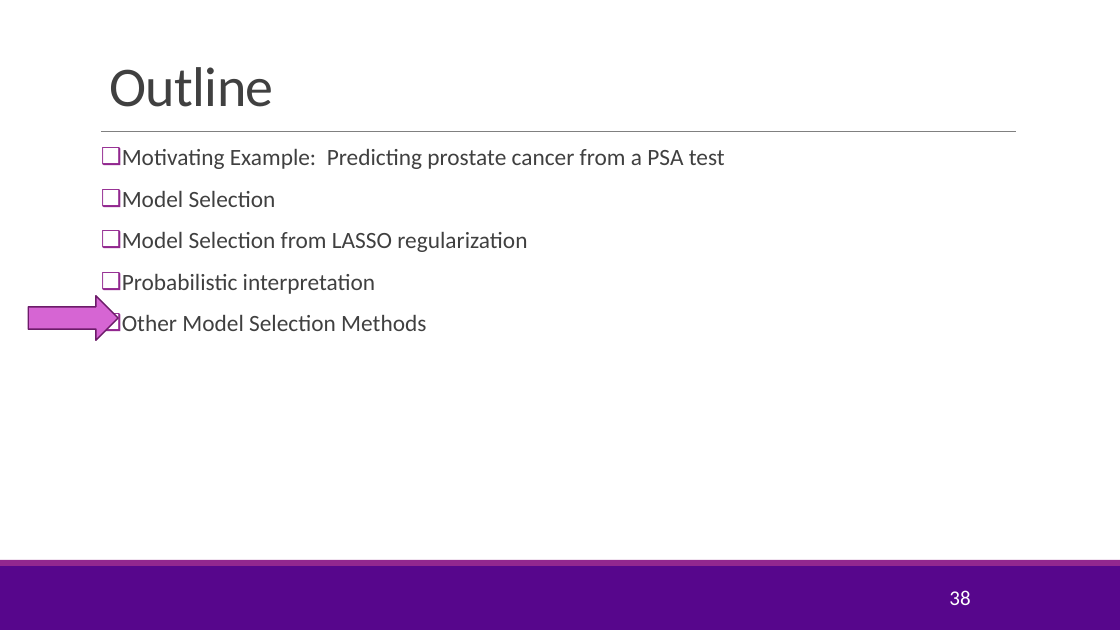
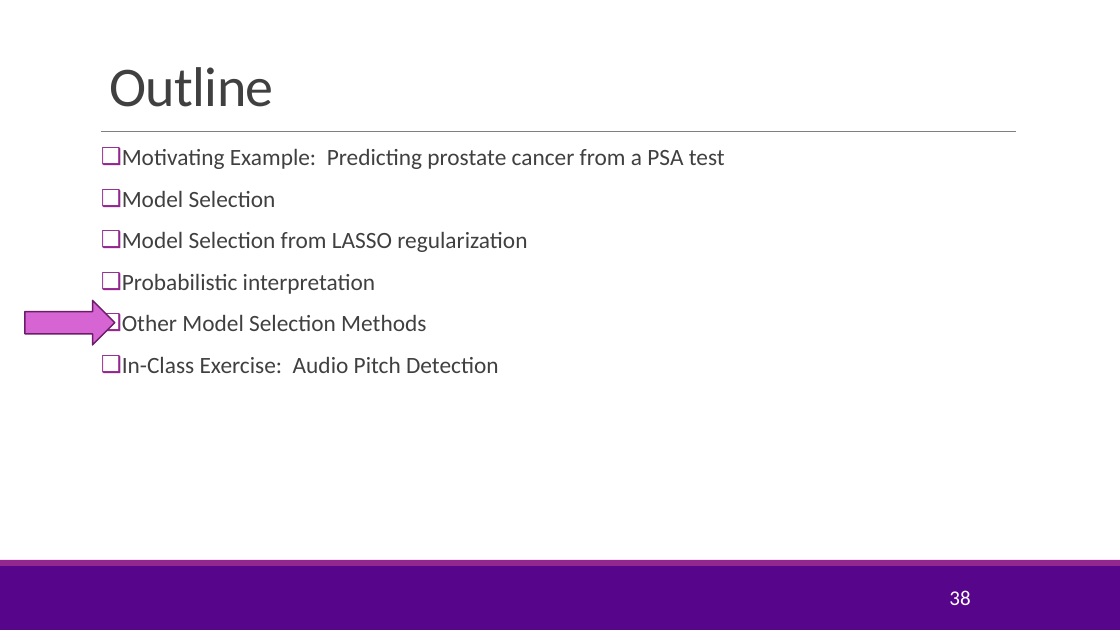
Before and after one commit to sdrangan/introml, a slide deck: slide 38 of lectures/Lect05_Lasso.pptx. Drawn at 1120x630 pixels with LibreOffice and Linux fonts; fonts in the diff are those of the drawing; background and template pictures are left out. Boxes give left, top, right and bottom in pixels: in the first picture for what was removed or moved away, otherwise in the second. Text is boxed around its words. In the diff, an @@ line names an element or a change of style, - is before the commit and + after.

Commit message:
Added noise to the in-class data set.

```diff
--- a/lectures/Lect05_Lasso.pptx
+++ b/lectures/Lect05_Lasso.pptx
@@ right arrow: place and size @@
-right arrow at [29, 296, 118, 340]
+right arrow at [25, 301, 115, 345]
@@ text at [122, 357, 499, 373]: paragraph added @@
+❑ In-Class Exercise: Audio Pitch Detection
```
Also in this commit, not shown: 4 other slides changed, 2 slides added, 3 other files.
